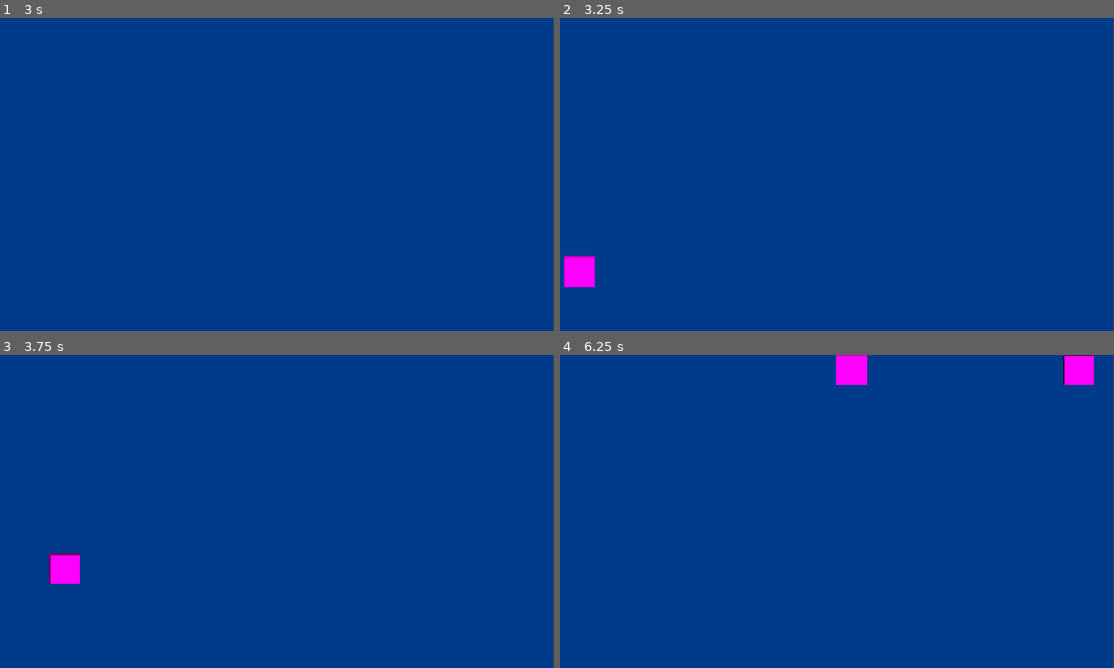
Above: before the commit, frames 1-4 (two rows, left to right).
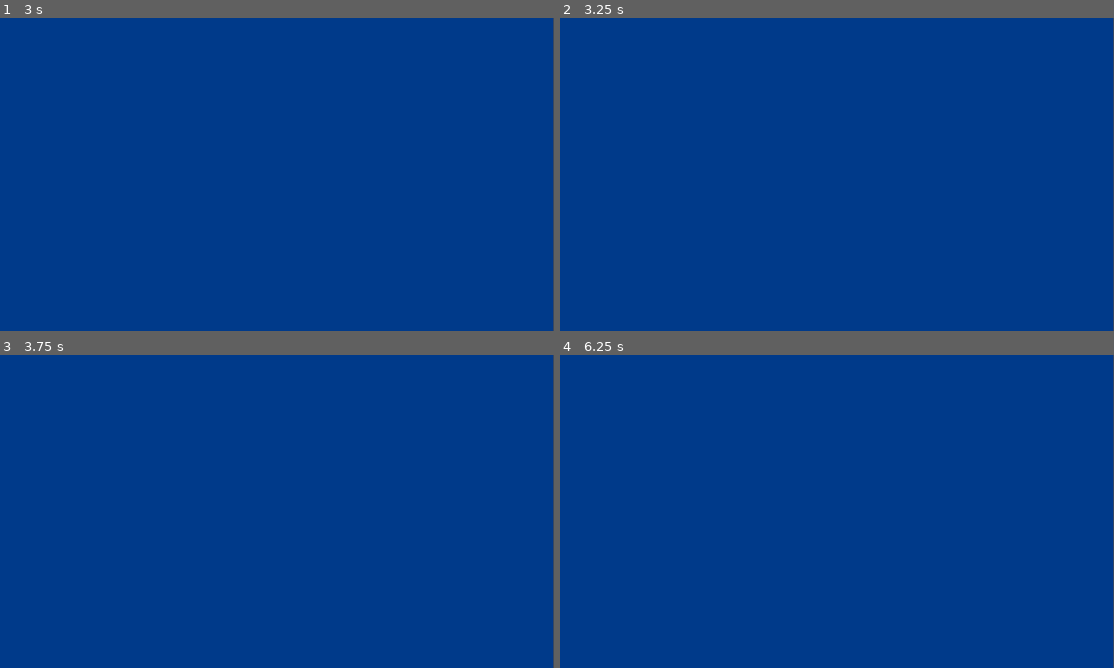
Above: after the commit, the same moments.

Repository: arsh-gupta-8/Game-Jam
Game: Godot game, scene res://Scenes/game.tscn
Two runs of this game, one before a commit and one after it. Both use one fixed random seed, a clock stepped at 60 frames per second and the inputs below.
Inputs:
- Up to frame 1 (3 s): tap Enter (ui_accept) at 0.5, 0.6, 0.77, 1.07, 1.25, 1.35, 1.52, 1.82, 2, 2.1, 2.75, 2.85 s
- Up to frame 2 (3.25 s): tap Enter (ui_accept) at 3.02 s
- Up to frame 3 (3.75 s): tap Enter (ui_accept) at 3.32, 3.6 s
- Up to frame 4 (6.25 s): tap Enter (ui_accept) at 3.77, 4.07, 4.35, 4.52, 4.82, 5.1, 5.85, 6.02 s

Frame 1 is identical in both runs. In frame 2, 0.6% of the frame differs, in the area x 0-7%, y 76-86%; in frame 3, 0.6%; in frame 4, 1.1%, in the area x 49-97%, y 0-10%.

Commit message:
Implemented the catching mechanic

Diff:
--- /dev/null
+++ b/Scripts/Global.gd
@@ -0,0 +1,14 @@
+extends Node
+
+var fuel: float = 1000
+var depletionRate: int = 10
+var fishCaught: Array = []
+
+# Called when the node enters the scene tree for the first time.
+func _ready() -> void:
+	pass # Replace with function body.
+
+
+# Called every frame. 'delta' is the elapsed time since the previous frame.
+func _process(delta: float) -> void:
+	fuel -= delta*depletionRate
--- a/Scripts/spawnFish.gd
+++ b/Scripts/spawnFish.gd
@@ -52,4 +52,9 @@
 
 # Called every frame. 'delta' is the elapsed time since the previous frame.
 func _process(delta: float) -> void:
-	pass
+	if Input.is_action_just_pressed("ui_accept"):
+		for child in get_children():
+			if child is CharacterBody2D:
+				Global.fishCaught.append("New Fish")
+				child.queue_free()
+		print(Global.fishCaught)
--- a/project.godot
+++ b/project.godot
@@ -14,6 +14,10 @@
 run/main_scene="res://Scenes/game.tscn"
 config/features=PackedStringArray("4.7", "Forward Plus")
 
+[autoload]
+
+Global="*uid://bay272a6kitug"
+
 [display]
 
 window/stretch/mode="canvas_items"
Not shown, added: Scripts/Global.gd.uid
